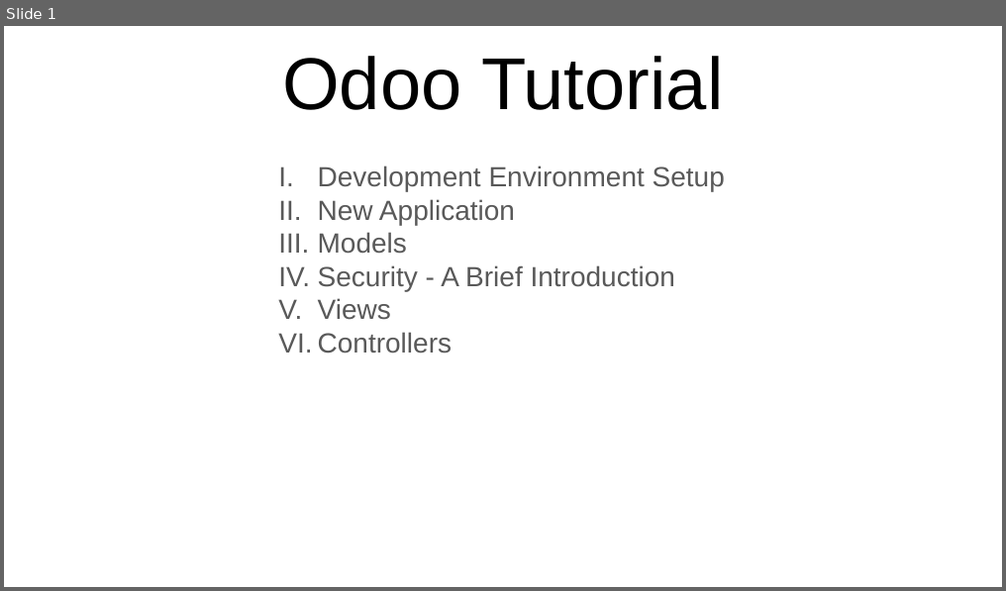
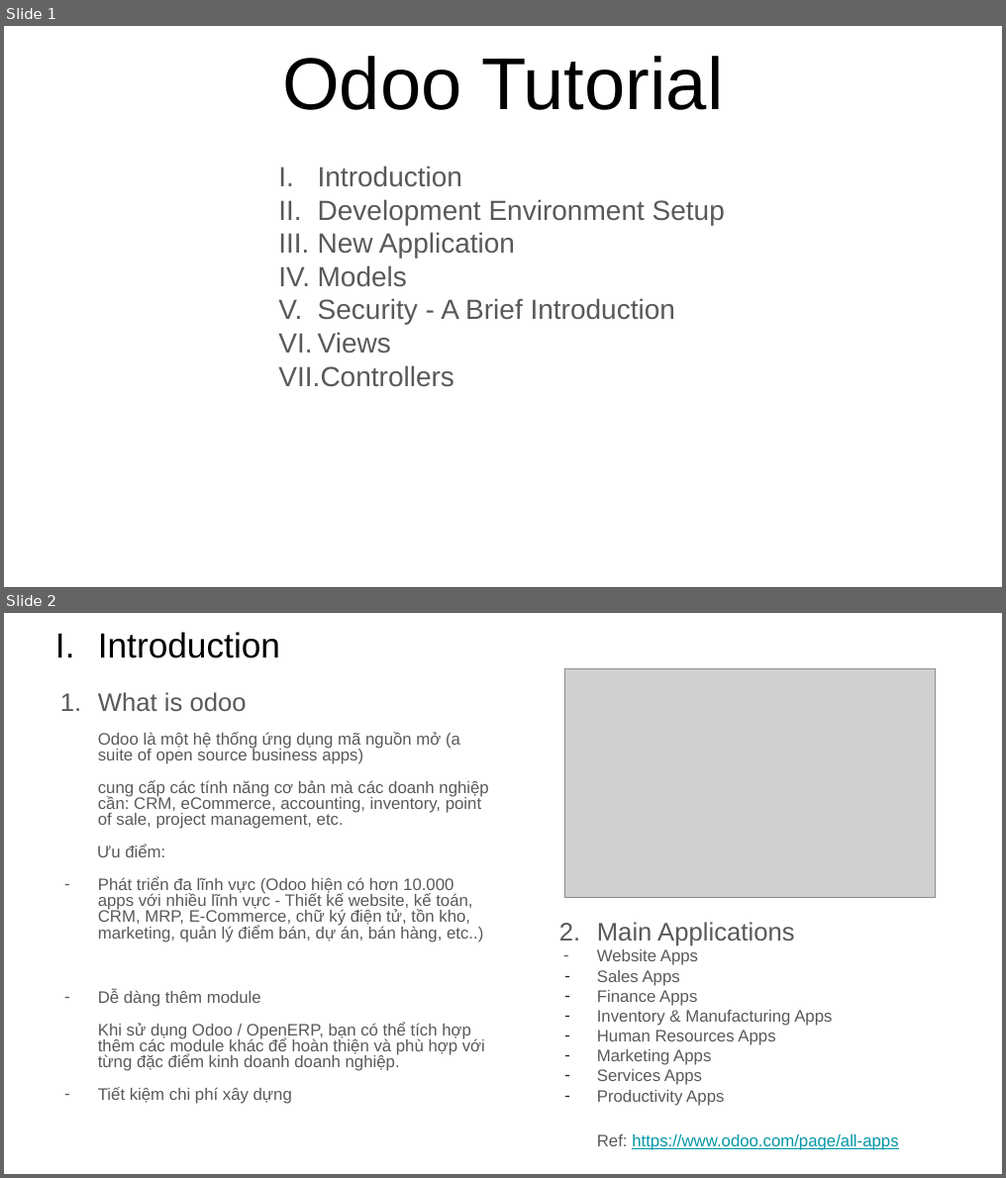
Before and after one commit to pythonology-jp/odoo-tutorial, a slide deck: Odoo Tutorial.pptx. Shown one above the other, each under a label of ours: slide 1 before the commit, slides 1 and 2 after it. The pictures are 1006x591 and 1006x1178 pixels, drawn with LibreOffice and Linux fonts; fonts in the diff are those of the drawing; grey boxes stand for pictures. Boxes give left, top, right and bottom in pixels: in the first picture for what was removed or moved away, otherwise in the second. Text is boxed around its words. In the diff, an @@ line names an element or a change of style, - is before the commit and + after.

Commit message:
add odoo tutorial

```diff
--- a/Odoo Tutorial.pptx
+++ b/Odoo Tutorial.pptx
@@ slide 2 added at (x1=4, y1=613, x2=1002, y2=1174), background #FFFFFF @@
@@ title added at (x1=98, y1=632, x2=280, y2=659), 25.2 pt, text #000000 @@
+I. Introduction
@@ picture added at (x1=564, y1=668, x2=935, y2=898) @@
@@ text added at (x1=97, y1=692, x2=488, y2=1104), 12 pt, text #595959 @@
+1. What is odoo
+Odoo là một hệ thống ứng dụng mã nguồn mở (a suite of open source business apps)
+cung cấp các tính năng cơ bản mà các doanh nghiệp cần: CRM, eCommerce, accounting, inventory, point of sale, project management, etc.
+Ưu điểm:
+– Phát triển đa lĩnh vực (Odoo hiện có hơn 10.000 apps với nhiều lĩnh vực - Thiết kế website, kế toán, CRM, MRP, E-Commerce, chữ ký điện tử, tồn kho, marketing, quản lý điểm bán, dự án, bán hàng, etc..)
+– Dễ dàng thêm module
+Khi sử dụng Odoo / OpenERP, bạn có thể tích hợp thêm các module khác để hoàn thiện và phù hợp với từng đặc điểm kinh doanh doanh nghiệp.
+– Tiết kiệm chi phí xây dựng
@@ text added at (x1=597, y1=922, x2=898, y2=1151), 12 pt, text #595959 @@
+2. Main Applications
+– Website Apps
+– Sales Apps
+– Finance Apps
+– Inventory & Manufacturing Apps
+– Human Resources Apps
+– Marketing Apps
+– Services Apps
+– Productivity Apps
+Ref: https://www.odoo.com/page/all-apps
@@ slide 1 changed as well @@
@@ subtitle at (x1=318, y1=166, x2=462, y2=187): paragraph added @@
+I. Introduction
```
Also in this commit, not shown: 3 other slides changed, 1 other slide added.
